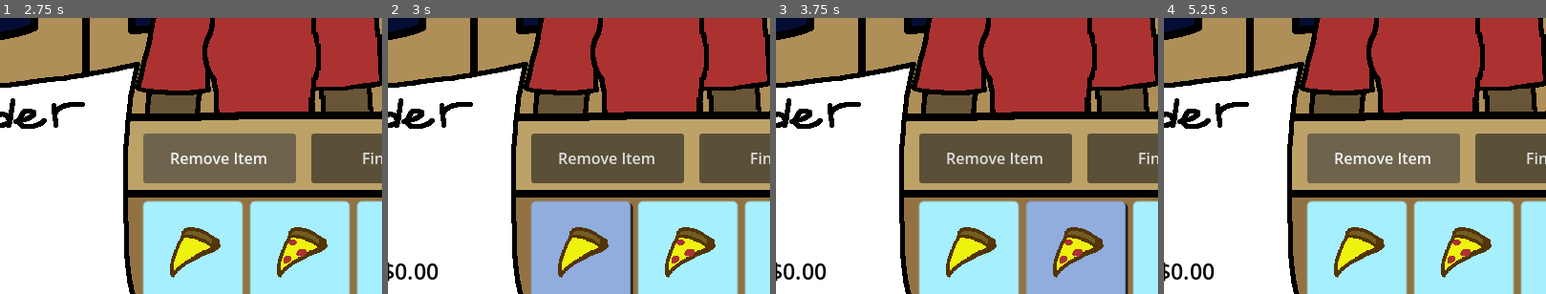
Above: before the commit, frames 1-4 (left to right).
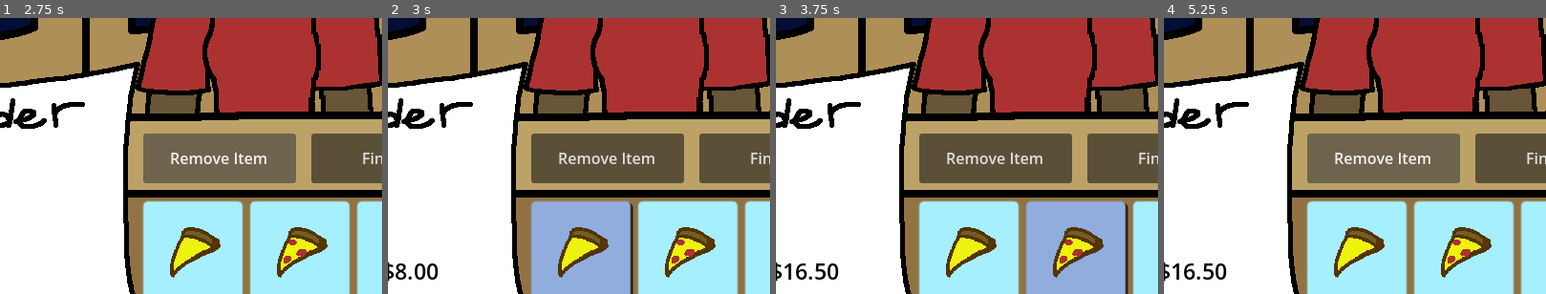
Above: after the commit, the same moments.

Repository: CollectorDev09/Sams-Pizza
Game: Godot game, scene res://scenes/menu.tscn
Same seed, same stepped clock (60 frames per second), same inputs: the game is played once before the commit and once after it.
Inputs (mouse positions are % of the whole screen's width and height, from its top left):
- Up to frame 1 (2.75 s): click "Stats" at 0.5 s; click "Back" at 1.25 s; click "Play" at 2 s
- Up to frame 2 (3 s): click (42, 92) at 2.75 s
- Up to frame 3 (3.75 s): click (56, 92) at 3.5 s
- Up to frame 4 (5.25 s): click (70, 92) at 4.25 s; click "Remove Item" at 5 s
The pictures show only the part of the screen within x 16-66%, y 50-100%; the shares and areas given below are measured in that part.

Frame 1 is identical in both runs. In frame 2, less than 0.1% of the frame differs, in the area x 2-5%, y 88-95%; in frame 3, 0.5%, in the area x 2-17%, y 88-95%; in frame 4, 0.5%.

Commit message:
Item Buttons work again!
I also got rid of a bunch of unnecessary functions and made BaseItem a normal class rather than an abstract class.

Diff:
--- a/scenes/game.tscn
+++ b/scenes/game.tscn
@@ -260,7 +260,7 @@
 
 [connection signal="pressed" from="StatsHUD/MainMenuButton" to="StatsHUD/MainMenuButton" method="_pressed"]
 [connection signal="pressed" from="StatsHUD/PlayAgainButton" to="StatsHUD/PlayAgainButton" method="_pressed"]
-[connection signal="pressed" from="MainHUD/CheesePizzaButton" to="." method="addItem" binds= ["Cheese Pizza"]]
-[connection signal="pressed" from="MainHUD/PepperoniPizzaButton" to="." method="addItem" binds= ["Pepperoni Pizza"]]
-[connection signal="pressed" from="MainHUD/SodaButton" to="." method="addItem" binds= ["Soda"]]
+[connection signal="pressed" from="MainHUD/CheesePizzaButton" to="." method="addItem" binds= ["cheesePizza"]]
+[connection signal="pressed" from="MainHUD/PepperoniPizzaButton" to="." method="addItem" binds= ["pepperoniPizza"]]
+[connection signal="pressed" from="MainHUD/SodaButton" to="." method="addItem" binds= ["soda"]]
 [connection signal="pressed" from="MainHUD/RemoveButton" to="." method="removeItem"]
--- a/scripts/game/BaseItem.gd
+++ b/scripts/game/BaseItem.gd
@@ -1,7 +1,9 @@
-@abstract
 class_name BaseItem extends Node
 
+@export
 var itemPrice: float
+
+@export
 var itemName: String
 
 func setName(daName: String):
@@ -9,3 +11,9 @@
 
 func setPrice(price: float):
 	itemPrice = price
+
+func getName() -> String:
+	return itemName
+
+func getPrice() -> float:
+	return itemPrice
--- a/scripts/game/Customer.gd
+++ b/scripts/game/Customer.gd
@@ -3,11 +3,11 @@
 var rng = RandomNumberGenerator.new()
 
 var customerMenu = []
-var order = Array([], TYPE_OBJECT, "Node", BaseItem)
+var order: Array[BaseItem]
 var orderID: String
 
 var customerNames = ["Jonathan", "Macy", "Star"]
-var customerName
+var customerName: String
 
 var previousNames: Array[String] = []
 
@@ -15,7 +15,7 @@
 func _ready() -> void:
 	pass
 
-func initCustomer(menu: Array):
+func initCustomer(menu: Array[BaseItem]):
 	if (customerName == null):
 		print("Name is Null")
 	else:
--- a/scripts/game/items/CheesePizza.gd
+++ /dev/null
@@ -1,7 +0,0 @@
-class_name CheesePizza extends BaseItem
-
-
-# Called when the node enters the scene tree for the first time.
-func _ready() -> void:
-	setName("Cheese Pizza")
-	setPrice(8)
--- a/scripts/game/items/PepperoniPizza.gd
+++ /dev/null
@@ -1,6 +0,0 @@
-class_name PepperoniPizza extends BaseItem
-
-# Called when the node enters the scene tree for the first time.
-func _ready() -> void:
-	setName("Pepperoni Pizza")
-	setPrice(8.50)
--- a/scripts/game/items/Soda.gd
+++ /dev/null
@@ -1,7 +0,0 @@
-class_name Soda extends BaseItem
-
-
-# Called when the node enters the scene tree for the first time.
-func _ready() -> void:
-	setName("Soda")
-	setPrice(2.50)
--- a/scripts/main.gd
+++ b/scripts/main.gd
@@ -8,18 +8,18 @@
 var points:int = 0
 
 # Items that will be on the menu
-var cheesePizza = CheesePizza.new()
-var pepperoniPizza = PepperoniPizza.new()
-var soda = Soda.new()
+var cheesePizza = BaseItem.new()
+var pepperoniPizza = BaseItem.new()
+var soda = BaseItem.new()
 
 var menu: Array[BaseItem] = [cheesePizza, pepperoniPizza, soda]
 
-var itemArray = [""]
+var itemArray: Array[BaseItem]
 var requestArray = [""]
 
 var random = RandomNumberGenerator.new()
 
-var currentCustomer: Customer = Customer.new()
+var currentCustomer: Customer
 var customerWants
 
 var randomNum
@@ -34,10 +34,20 @@
 # Called when the node enters the scene tree for the first time.
 func _ready() -> void:
 	Stats.orderAccuracy = Stats.getAccuracy(float(correctOrders), float(totalOrders))
-	currentCustomer.initCustomer(menu)
 	print(cheesePizza.name)
 	SaveLoad._load()
 	points = SaveLoad.SaveFileData.points
+
+	currentCustomer = Customer.new()
+	currentCustomer.initCustomer(menu)
+
+	cheesePizza.setPrice(8)
+	pepperoniPizza.setPrice(8.50)
+	soda.setPrice(2.50)
+
+	cheesePizza.setName("Cheese Pizza")
+	pepperoniPizza.setName("Pepperoni Pizza")
+	soda.setName("Soda")
 
 	newCustomer()
 	updateText()
@@ -46,8 +56,8 @@
 var lastOrder = ""
 
 func newCustomer():
-	itemArray = [""]
-	requestArray = [""]
+	itemArray.clear()
+	requestArray.clear()
 	total = 0
 
 	randomNum = random.randi() % 2
@@ -82,65 +92,41 @@
 	#customersText.text = "Customers Left: %d" % customers
 	#itemLabel.text = arrayItems(itemArray)
 
-
-func arrayItems(array: Array) -> String:
-	var string = ""
-	for item in array:
-		string += "%s\n" % item
-
-	return string
-
-func createTotal(array: Array) -> float:
-	print("All the items: %s" % str(array))
-	var price = 0
-	var add = 0
-
-	for i in array.size():
-		var itemPrice: float = getItemPrice(array[i])
-		if itemPrice == 0:
-			print("NOOOO")
-		else:
-			print("YAYY")
-
-
-	return round_to_dec(price,2)
-
-func getItemPrice(daItemName: String) -> float:
-	var prices: Array[float] = []
-
-	var validItemPrice: float = 0
-
-	for item in menu:
-		prices.append(item.itemPrice)
-
-	return validItemPrice
-
 func round_to_dec(num,digit):
 	return round(num * pow(10.0, digit)) / pow(10.0, digit)
 
 func addItem(itemName:String):
 	if (itemArray.size() == 3): return
 
-	itemArray.append(itemName)
-	if itemArray[0] == "":
-		itemArray.pop_front()
-	total = createTotal(itemArray)
+	print(itemName)
+
+	var daItem: BaseItem
+	daItem = get(itemName)
+
+	itemArray.append(daItem)
+
+	total += daItem.itemPrice
 
 	totalText.text = "Total: $%.2f" % total
 
 	# itemLabel.text = arrayItems(itemArray)
 
 func clearItems():
-	itemArray = [""]
+	itemArray.clear()
 	# itemLabel.text = arrayItems(itemArray)
 	total = 0
-	hudManager.updateOrderText(total)
+	totalText.text = "Total: $%.2f" % total
 
 func removeItem() -> void:
+	if itemArray.size() == 0:
+		print("Too Small")
+		return
+
+	total -= itemArray.back().itemPrice
+
 	itemArray.pop_back()
-	print(itemArray)
-	total = createTotal(itemArray)
-	updateText()
+
+	totalText.text = "Total: $%.2f" % total
 
 
 func finish() -> void:
Not shown, removed: scripts/game/items/CheesePizza.gd.uid
Not shown, removed: scripts/game/items/PepperoniPizza.gd.uid
Not shown, removed: scripts/game/items/Soda.gd.uid
Not shown, added: scenes/game.tscn2582318209.tmp
